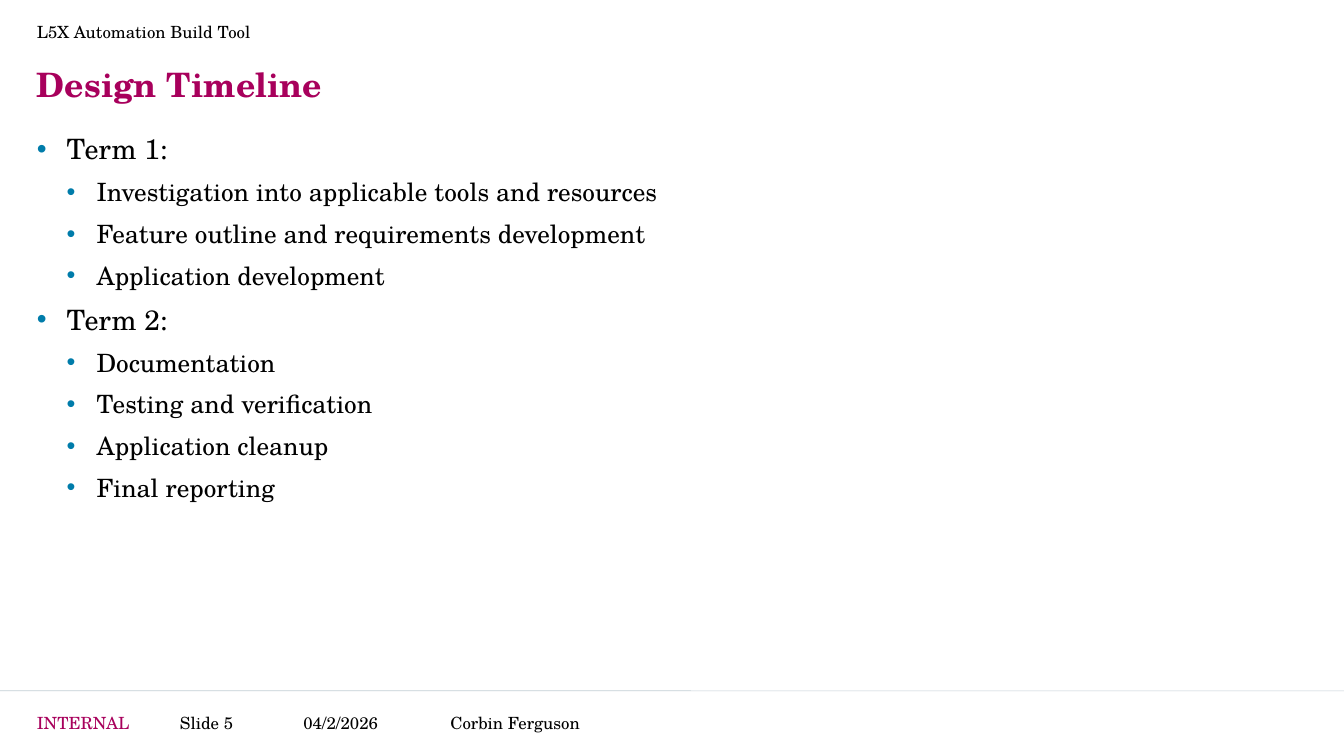
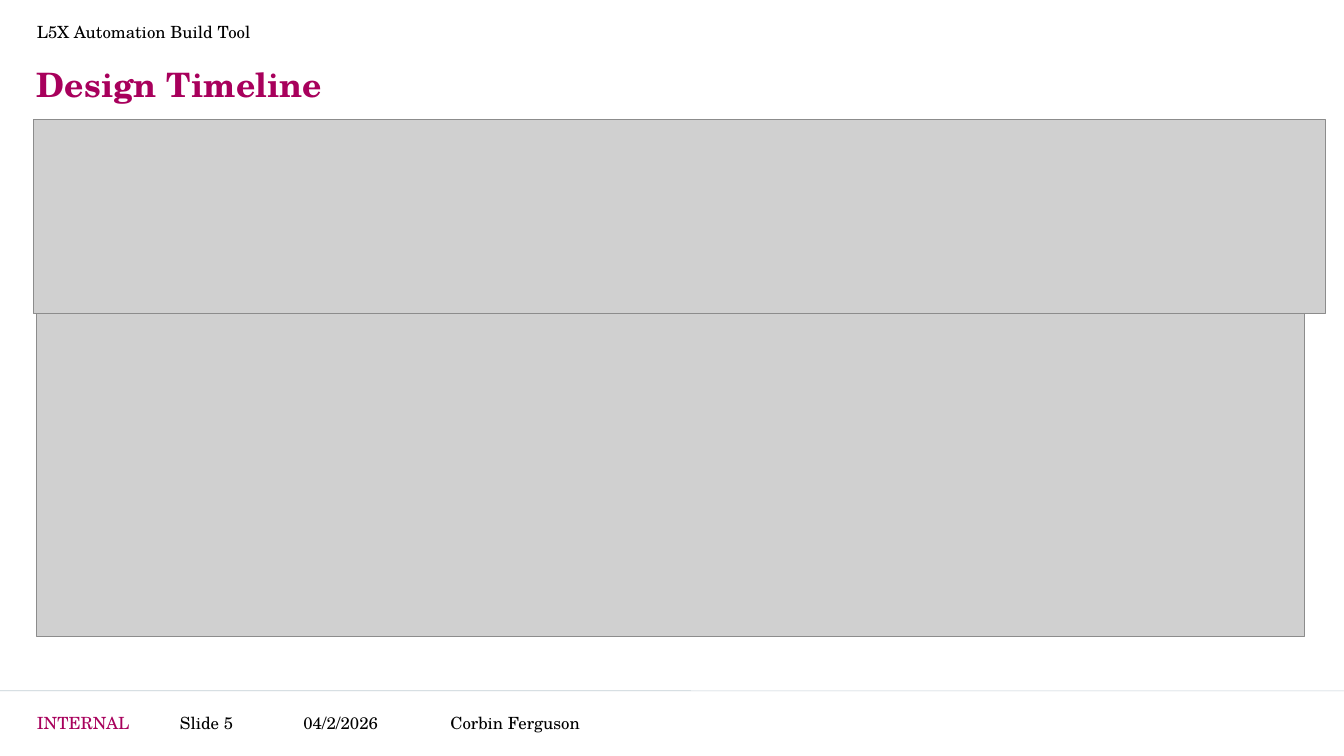
Before and after one commit to CorbinFerguson/ThesisBuildTool, a slide deck: slide 5 of Thesis Writing Documents/Project Development.pptx. Drawn at 1344x756 pixels with LibreOffice and Linux fonts; fonts in the diff are those of the drawing; grey boxes stand for pictures; background and template pictures are left out. Boxes give left, top, right and bottom in pixels: in the first picture for what was removed or moved away, otherwise in the second. Text is boxed around its words. In the diff, an @@ line names an element or a change of style, - is before the commit and + after.

```diff
--- a/Thesis Writing Documents/Project Development.pptx
+++ b/Thesis Writing Documents/Project Development.pptx
@@ picture added at [33,120,1326,314] @@
@@ text removed at [67,138,657,502] @@
-• Term 1:
-  • Investigation into applicable tools and resources
-  • Feature outline and requirements development
-  • Application development
-• Term 2:
-  • Documentation
-  • Testing and verification
-  • Application cleanup
-  • Final reporting
@@ picture added at [37,314,1305,637] @@
```
Also in this commit, not shown: 9 other slides changed, 5 slides added, 1 slide removed, 4 other files.
